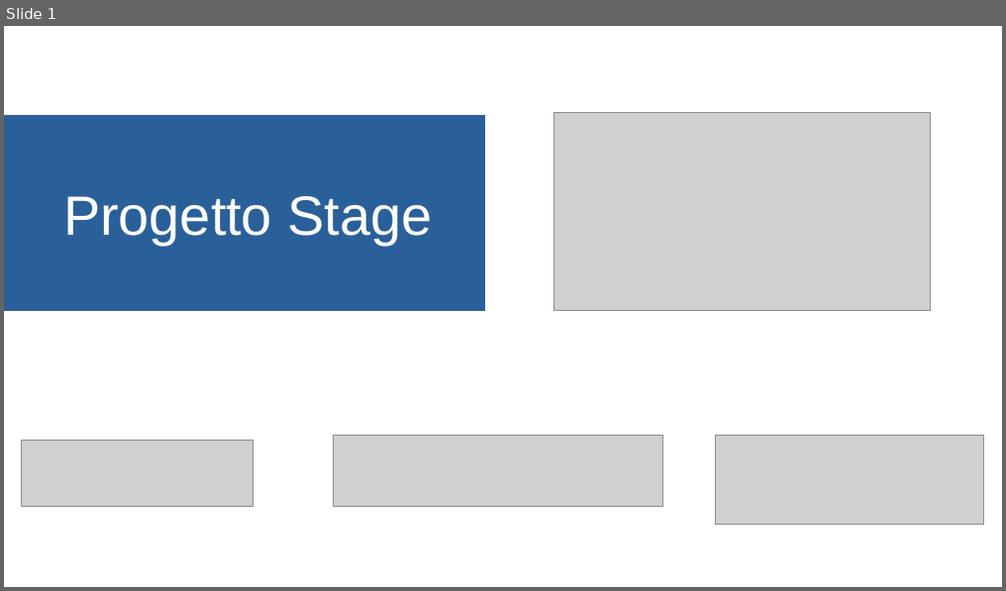
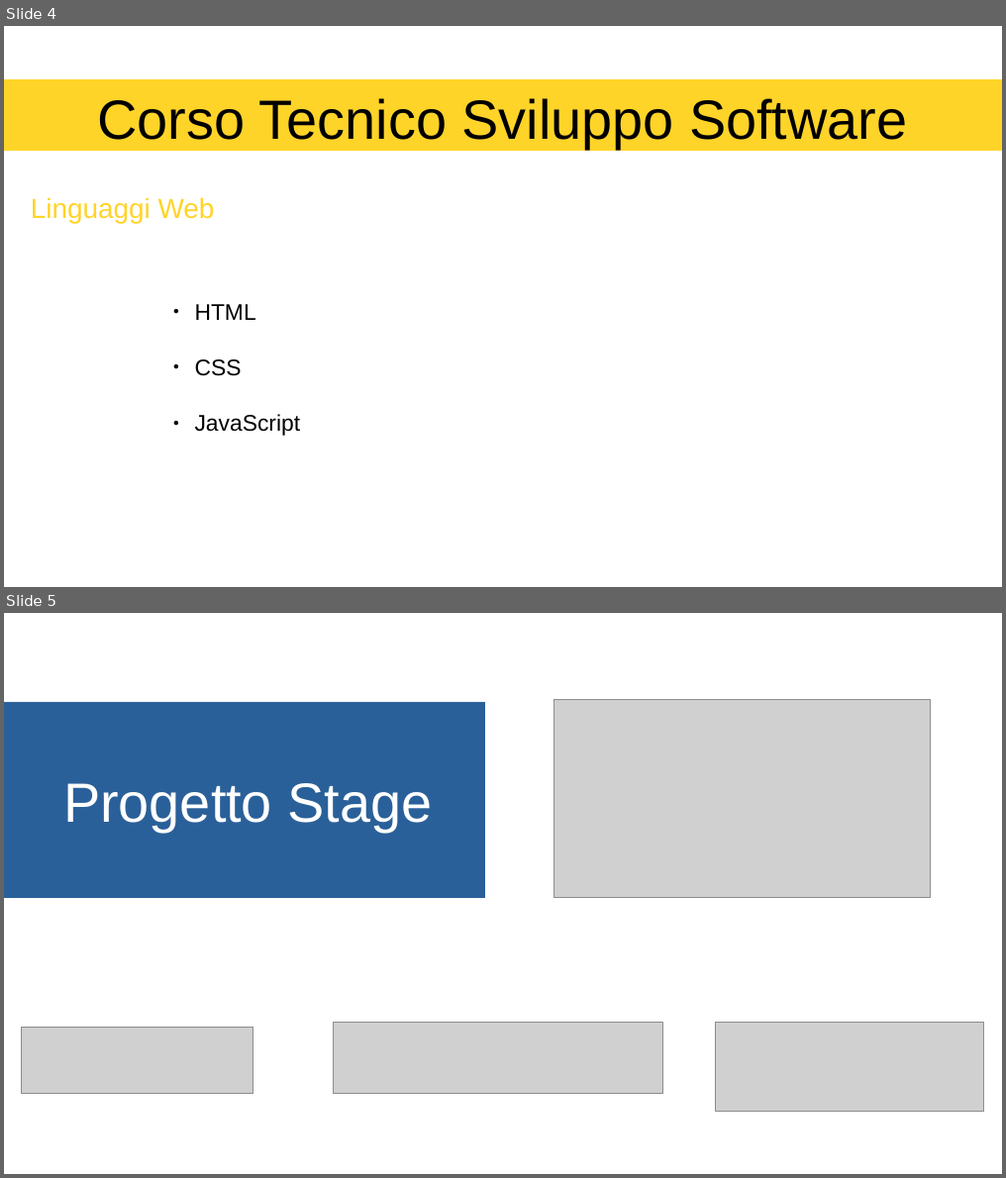
Before and after one commit to az01r/Esercizi-CIAC, a slide deck: Libri/Presentazione/Presentazione.odp. Shown one above the other, each under a label of ours: slide 1 before the commit, slides 4 and 5 after it. The pictures are 1006x591 and 1006x1178 pixels, drawn with LibreOffice and Linux fonts; fonts in the diff are those of the drawing; grey boxes stand for pictures; background and template pictures are left out. Boxes give left, top, right and bottom in pixels: in the first picture for what was removed or moved away, otherwise in the second. Text is boxed around its words. In the diff, an @@ line names an element or a change of style, - is before the commit and + after.

```diff
--- a/Libri/Presentazione/Presentazione.odp
+++ b/Libri/Presentazione/Presentazione.odp
@@ slide 4 added at (4, 26, 1002, 587), background #FFFFFF @@
@@ rectangle added at (4, 79, 1002, 151), fill #FFD428, 44 pt, text #000000 @@
+Corso Tecnico Sviluppo Software
@@ text added at (31, 197, 215, 224), 22 pt, text #FFD428 @@
+Linguaggi Web
@@ text added at (195, 304, 301, 436), 18 pt, text #000000 @@
+● HTML
+● CSS
+● JavaScript
@@ what was slide 1 is now slide 5 @@
```
Also in this commit, not shown: 3 other slides added, 5 other files.
